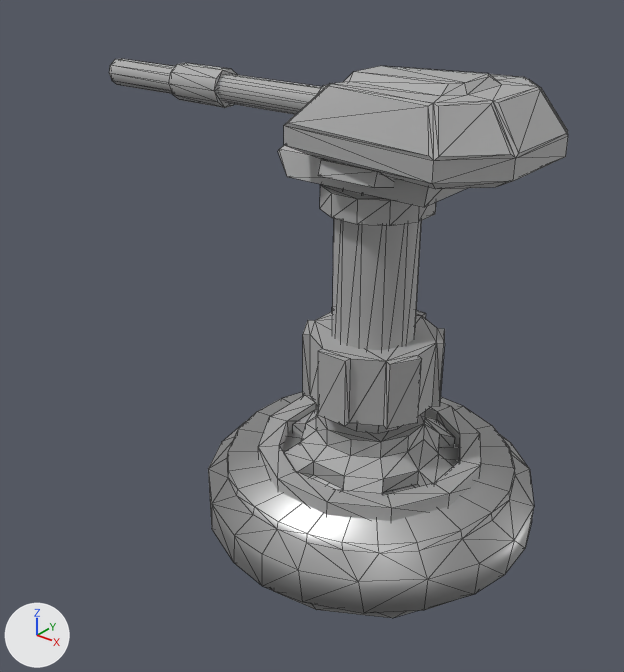
Before and after pictures for a commit that changed the FBX model Assets/Art/Models/SingleGun.fbx.
Both versions are drawn from a camera (50 mm lens) standing at (0.745, -1.103, 1.003) and looking at (-0.062, -0.094, 0.378). The lights are fixed; the arrows at lower left show +X, +Y and +Z. Mesh edges are drawn as thin lines. Where no turn or scale is listed for an object, it has been applied to the vertices.

Names of what the first picture shows: 'BaseElement', 'Gun', 'Pylon', 'PylonElement', 'Turret', 'base'.
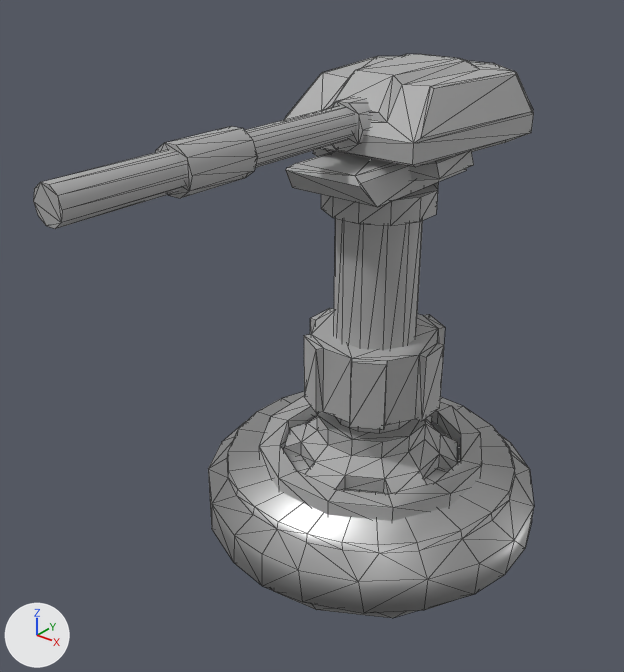
Pixel boxes (x1, y1, x2, y2) of what changed, in the pictures (624 x 672 px):
'Turret', mesh turned, moved
    before: (278, 66, 568, 207)
    after: (284, 54, 533, 207)
'Gun', mesh turned
    before: (109, 59, 322, 114)
    after: (33, 106, 356, 229)
'BaseElement', mesh turned, moved
    before: (258, 396, 481, 521)
    after: (259, 396, 482, 521)
'Pylon', moved
    before: (320, 184, 436, 433)
    after: (321, 182, 439, 433)
'PylonElement', mesh turned, moved
    before: (303, 307, 445, 429)
    after: (304, 308, 445, 429)

What changed in the scene script:
```text
Change me_mesh_001:
    where me_mesh_001.from_pydata(...)  # 48 vertices, 92 faces; spans x -0.117..0.117, y -0.119..0.119, z 0.0..0.119
    used by ob_pylonelement; location = (-0.001, -0.002, 0.25)
    me_mesh_001 part 4: the whole mesh is turned 90 degrees about the z axis through its middle
Change me_mesh_003:
    where me_mesh_003.from_pydata(...)  # 110 vertices, 188 faces; spans x -0.15..0.264, y -0.157..0.157, z -0.084..0.084
    used by ob_turret; location = (-0.001, -0.002, 0.717)
    me_mesh_003 part 2: the whole mesh is turned 90 degrees about the z axis through the mesh origin
Change me_mesh_002:
    where me_mesh_002.from_pydata(...)  # 40 vertices, 64 faces; spans x -0.603..0.0, y -0.033..0.033, z -0.031..0.031
    used by ob_gun; location = (-0.002, -0.002, 0.737)
    me_mesh_002 part 1: the whole mesh is turned 90 degrees about the z axis through the mesh origin
Change me_mesh_005:
    where me_mesh_005.from_pydata(...)  # 120 vertices, 190 faces; spans x -0.195..0.195, y -0.195..0.195, z 0.0..0.101
    used by ob_baseelement; location = (-0.001, -0.002, 0.111)
    me_mesh_005 part 3: the whole mesh is turned 90 degrees about the z axis through its middle
Change ob_pylon:
    ob_pylon.location: (-0.001, -0.002, 0.212) -> (0.0, 0.0, 0.212)
Change ob_pylonelement:
    ob_pylonelement.location: (-0.001, -0.002, 0.25) -> (0.0, 0.0, 0.25)
Change ob_turret:
    ob_turret.location: (-0.001, -0.002, 0.717) -> (0.0, 0.0, 0.717)
Change ob_baseelement:
    ob_baseelement.location: (-0.001, -0.002, 0.111) -> (0.0, 0.0, 0.111)
```
